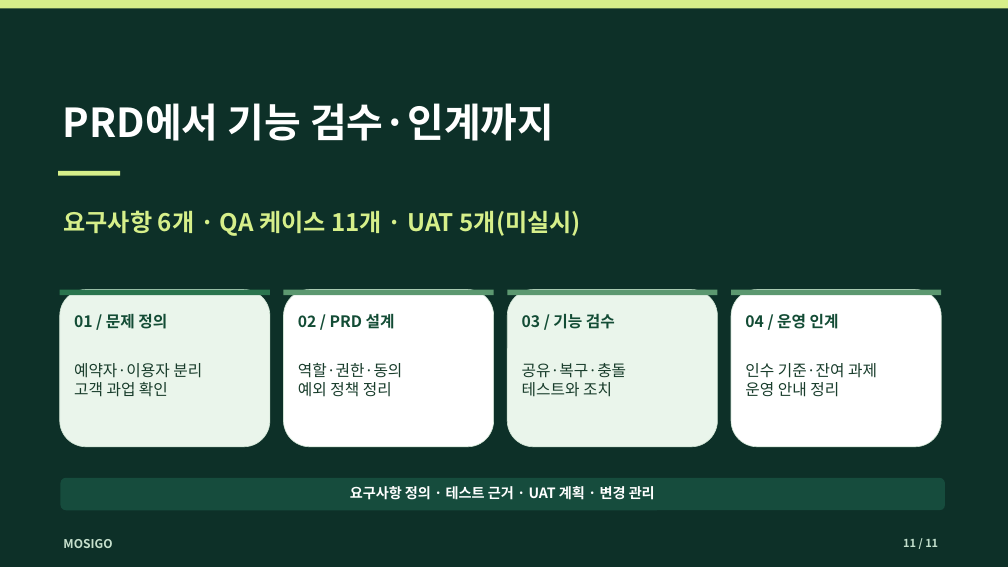
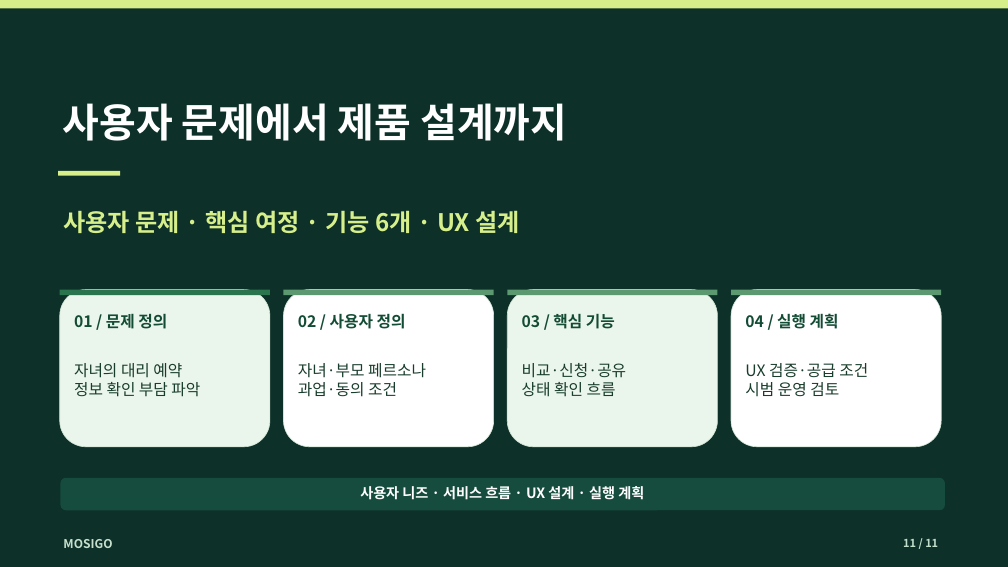
Before and after one commit to dohyunkimmm/mosigo-case-study, a slide deck: slide 11 of downloads/mosigo_report.pptx. Drawn at 1008x567 pixels with LibreOffice and Linux fonts; fonts in the diff are those of the drawing. Boxes give left, top, right and bottom in pixels: in the first picture for what was removed or moved away, otherwise in the second. Text is boxed around its words. In the diff, an @@ line names an element or a change of style, - is before the commit and + after.

```diff
--- a/downloads/mosigo_report.pptx
+++ b/downloads/mosigo_report.pptx
@@ text at (63,103,567,141): text changed @@
-PRD에서 기능 검수·인계까지
+사용자 문제에서 제품 설계까지
@@ text at (63,210,520,233): text changed @@
-요구사항 6개 · QA 케이스 11개 · UAT 5개(미실시)
+사용자 문제 · 핵심 여정 · 기능 6개 · UX 설계
@@ text at (298,313,406,329): text changed @@
-02 / PRD 설계
+02 / 사용자 정의
@@ text at (522,314,615,329): text changed @@
-03 / 기능 검수
+03 / 핵심 기능
@@ text at (745,313,839,329): text changed @@
-04 / 운영 인계
+04 / 실행 계획
@@ text at (74,363,200,397): text changed @@
-예약자·이용자 분리
-고객 과업 확인
+자녀의 대리 예약
+정보 확인 부담 파악
@@ text at (298,363,426,397): text changed @@
-역할·권한·동의
-예외 정책 정리
+자녀·부모 페르소나
+과업·동의 조건
@@ text at (522,363,627,397): text changed @@
-공유·복구·충돌
-테스트와 조치
+비교·신청·공유
+상태 확인 흐름
@@ text at (745,363,868,396): text changed @@
-인수 기준·잔여 과제
-운영 안내 정리
+UX 검증·공급 조건
+시범 운영 검토
@@ text at (360,486,644,500): text changed @@
-요구사항 정의 · 테스트 근거 · UAT 계획 · 변경 관리
+사용자 니즈 · 서비스 흐름 · UX 설계 · 실행 계획
```
Also in this commit, not shown: 3 other slides changed, 9 other files.
